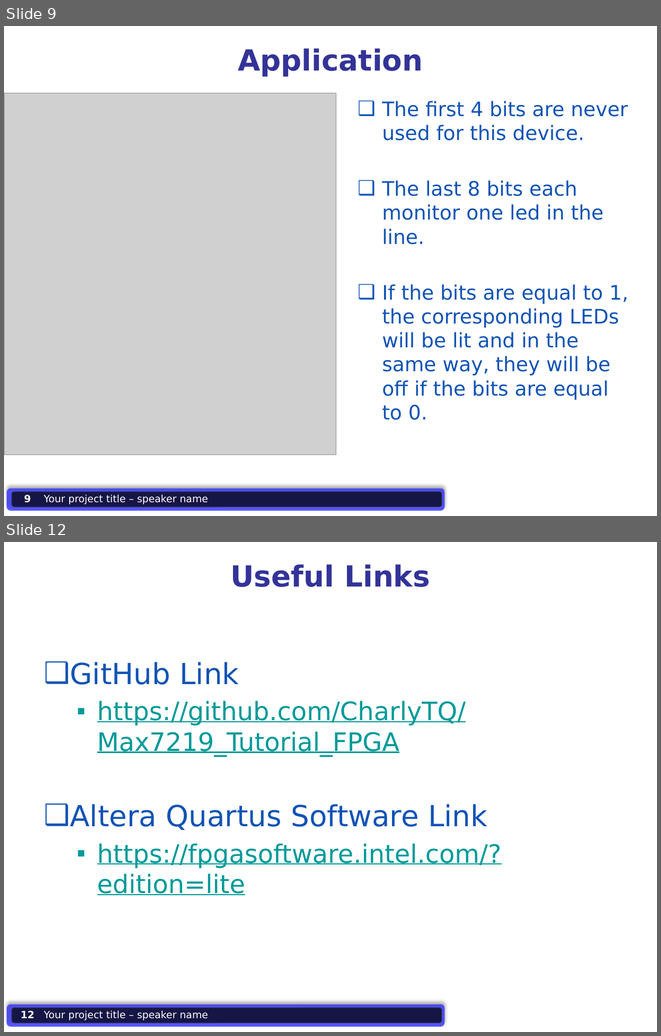
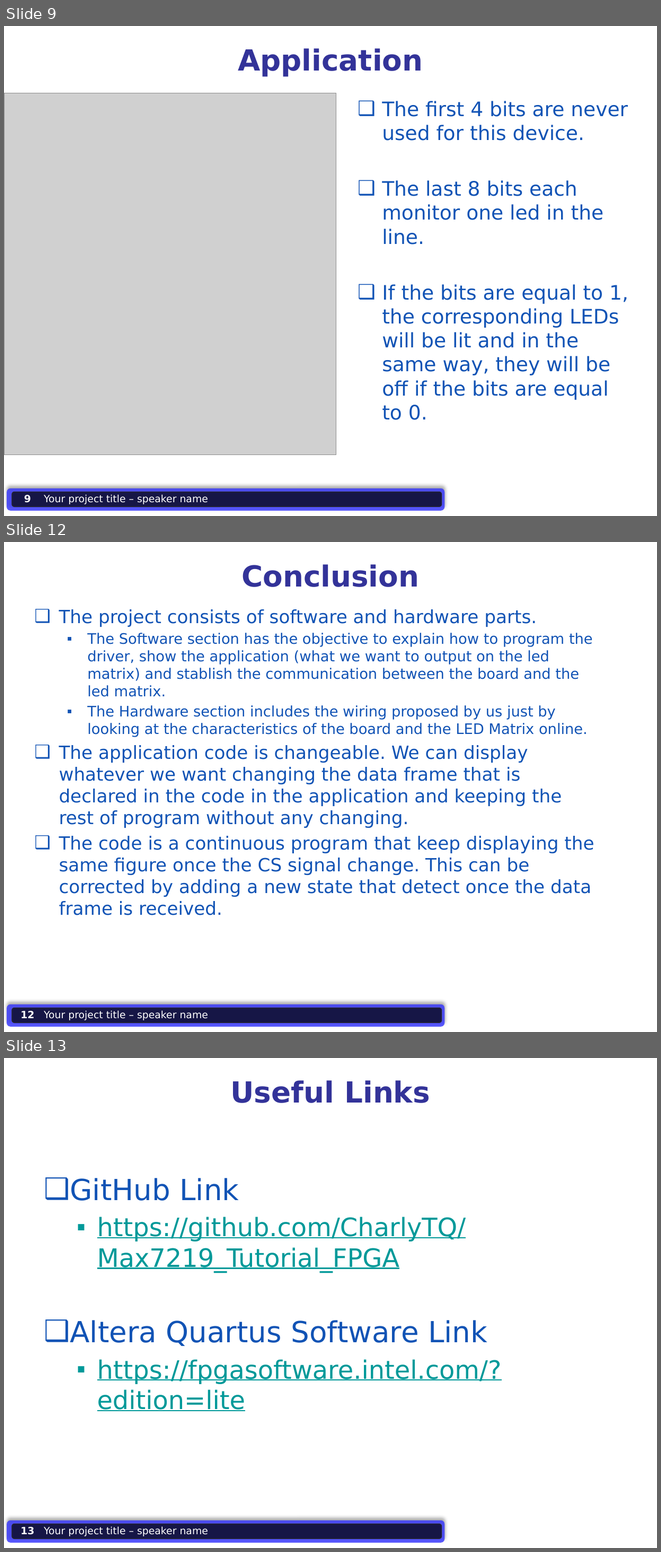
Before and after one commit to CharlyTQ/Max7219_Tutorial_FPGA, a slide deck: Presentation_LEDMatrix.pptx. Shown one above the other, each under a label of ours: slides 9 and 12 before the commit, slides 9, 12 and 13 after it; the slides between them are not shown. The pictures are 661x1036 and 661x1552 pixels, drawn with LibreOffice and Linux fonts; fonts in the diff are those of the drawing; grey boxes stand for pictures; background and template pictures are left out. Boxes give left, top, right and bottom in pixels: in the first picture for what was removed or moved away, otherwise in the second. Text is boxed around its words. In the diff, an @@ line names an element or a change of style, - is before the commit and + after.

```diff
--- a/Presentation_LEDMatrix.pptx
+++ b/Presentation_LEDMatrix.pptx
@@ slide 12 added at (4,542,657,1032), background #FFFFFF; not listed: 3 template elements that a slide beside it also shows @@
@@ title added at (241,564,419,587), 32 pt, text #333399, bold @@
+Conclusion
@@ text added at (59,609,594,915), 20 pt, text #1153B5 @@
+❑ The project consists of software and hardware parts.
+  ▪ The Software section has the objective to explain how to program the driver, show the application (what we want to output on the led matrix) and stablish the communication between the board and the led matrix.
+  ▪ The Hardware section includes the wiring proposed by us just by looking at the characteristics of the board and the LED Matrix online.
+❑ The application code is changeable. We can display whatever we want changing the data frame that is declared in the code in the application and keeping the rest of program without any changing.
+❑ The code is a continuous program that keep displaying the same figure once the CS signal change. This can be corrected by adding a new state that detect once the data frame is received.
@@ page number added at (20,1011,34,1018), 11 pt, text #FFFFFF, bold @@
+12
@@ what was slide 12 is now slide 13 @@
@@ page number at (20,1527,34,1534): text changed @@
-12
+13
```
Also in this commit, not shown: 3 slides changed, 1 other slide added, 1 slide removed.
